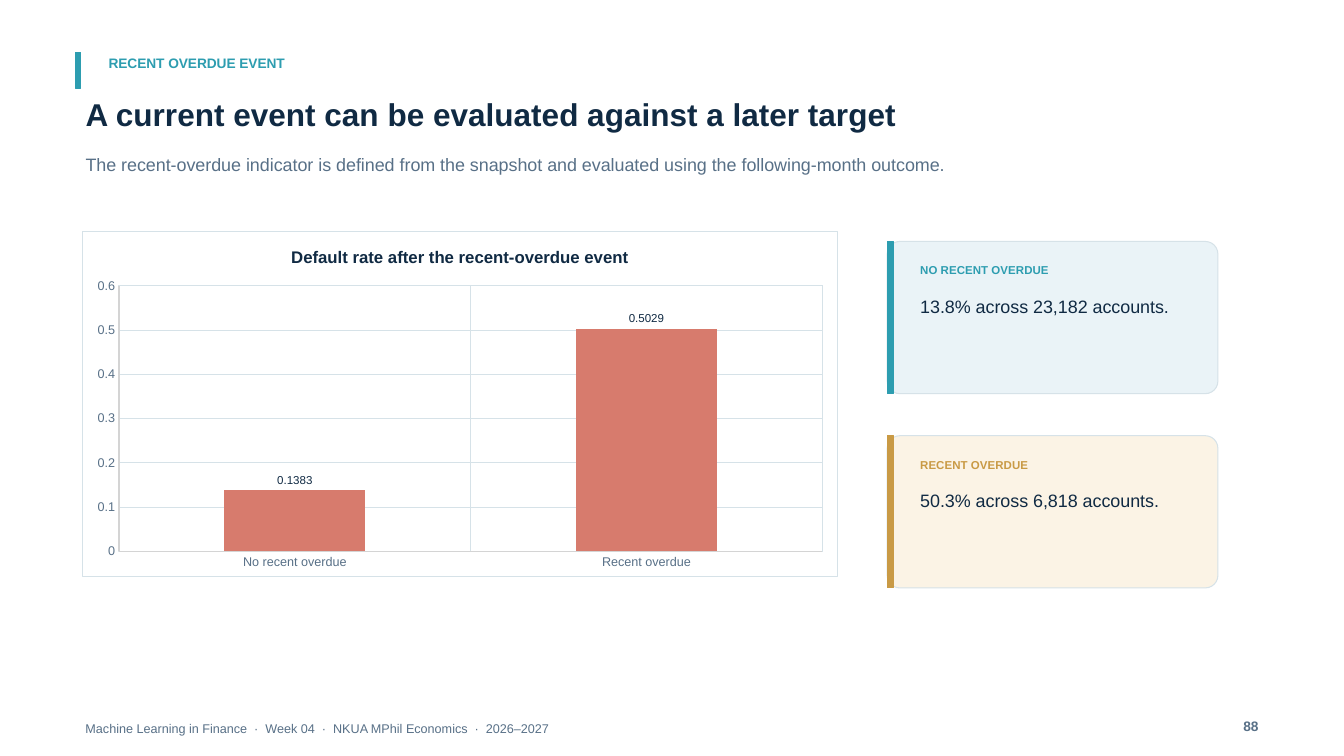
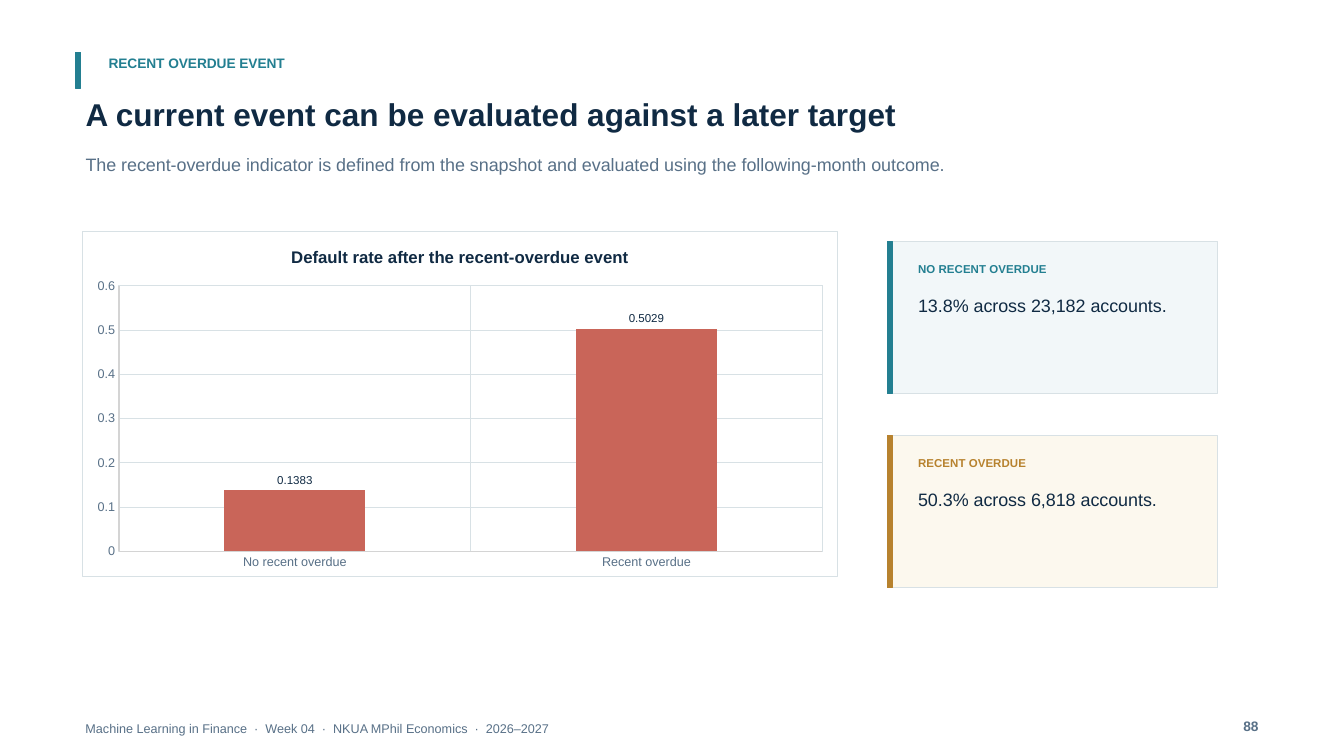
Before and after one commit to fkottas/Teaching-Courses, a slide deck: slide 88 of Machine Learning in Finance/2026-2027/lectures/week-04/slides/Lecture_04_Feature_Engineering_for_Financial_Data_2026-2027.pptx. Drawn at 1344x756 pixels with LibreOffice and Linux fonts; fonts in the diff are those of the drawing. Boxes give left, top, right and bottom in pixels: in the first picture for what was removed or moved away, otherwise in the second. Text is boxed around its words. In the diff, an @@ line names an element or a change of style, - is before the commit and + after.

```diff
--- a/Machine Learning in Finance/2026-2027/lectures/week-04/slides/Lecture_04_Feature_Engineering_for_Financial_Data_2026-2027.pptx
+++ b/Machine Learning in Finance/2026-2027/lectures/week-04/slides/Lecture_04_Feature_Engineering_for_Financial_Data_2026-2027.pptx
@@ rectangle at (x1=76, y1=52, x2=81, y2=88): fill #2D9DB0 to #237F91; outline #2D9DB0 0.75 pt to #237F91 0.75 pt @@
@@ text "RECENT OVERDUE EVENT" at (x1=109, y1=58, x2=284, y2=68): text colour #2D9DB0 to #237F91 @@
@@ column chart at (x1=82, y1=231, x2=838, y2=578) @@
@@ colour of Series 1 #D77B6D to #C96559 @@
@@ category axis changed @@
@@ value axis changed @@
@@ border changed @@
@@ rectangle at (x1=887, y1=242, x2=892, y2=394): fill #2D9DB0 to #237F91; outline #2D9DB0 0.75 pt to #237F91 0.75 pt @@
@@ rectangle at (x1=887, y1=242, x2=1218, y2=394): rounded rectangle to rectangle; fill #EAF3F7 to #F2F7F9; outline #D6E2E8 0.75 pt to #D8E1E5 0.75 pt @@
@@ text "NO RECENT OVERDUE" at (x1=918, y1=265, x2=1046, y2=273): text colour #2D9DB0 to #237F91 @@
@@ rectangle at (x1=887, y1=436, x2=892, y2=588): fill #C99A45 to #B7822E; outline #C99A45 0.75 pt to #B7822E 0.75 pt @@
@@ rectangle at (x1=887, y1=436, x2=1218, y2=588): rounded rectangle to rectangle; fill #FBF3E5 to #FCF8EE; outline #D6E2E8 0.75 pt to #D8E1E5 0.75 pt @@
@@ text "RECENT OVERDUE" at (x1=918, y1=459, x2=1026, y2=467): text colour #C99A45 to #B7822E @@
```
Also in this commit, not shown: 88 other slides changed, 1 slide added, 1 slide removed, 4 other files.
